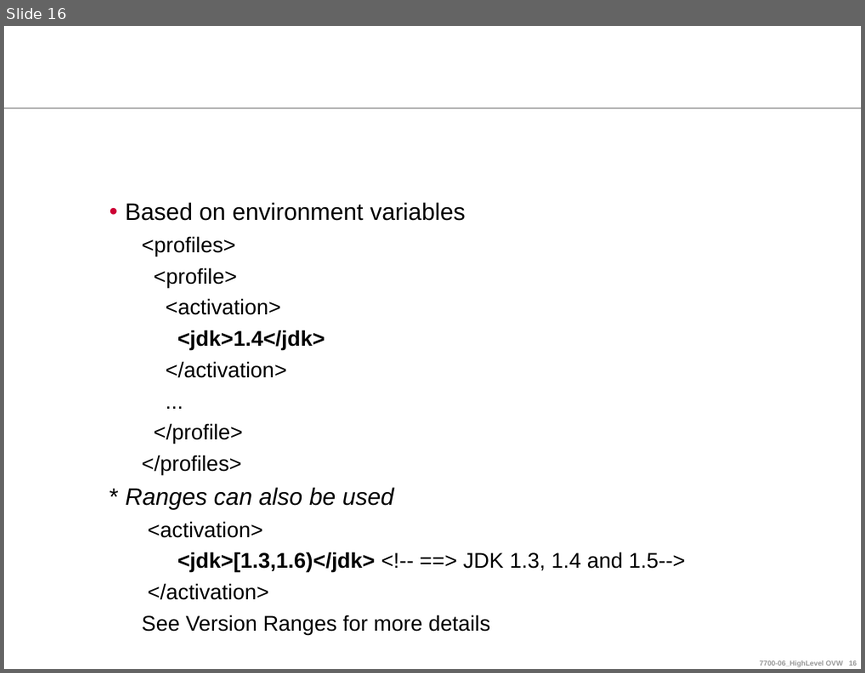
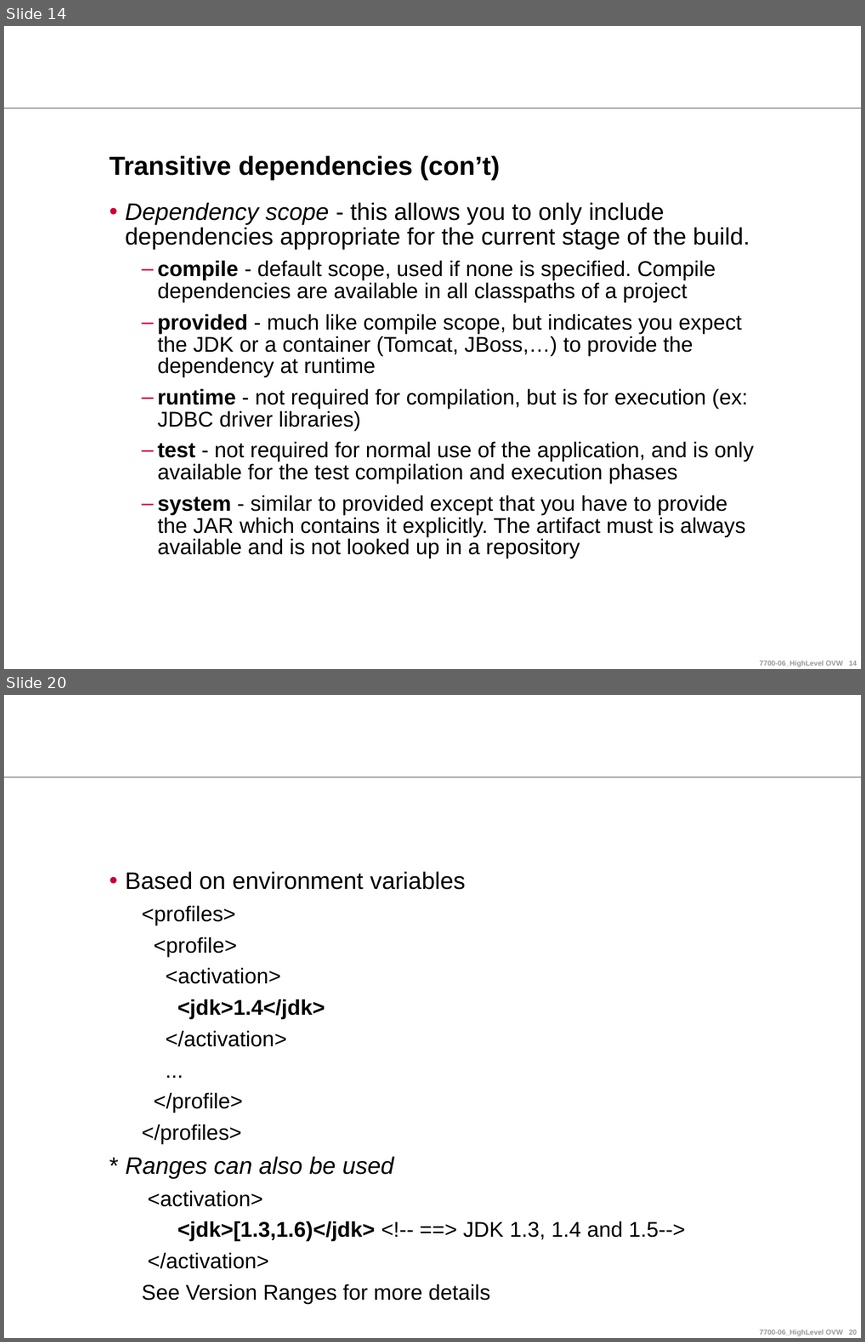
Before and after one commit to ndlongit/longnd-data, a slide deck: Document/Tutorial/[Presentation] Maven.ppt. Shown one above the other, each under a label of ours: slide 16 before the commit, slides 14 and 20 after it; the slides between them are not shown. The pictures are 865x673 and 865x1342 pixels, drawn with LibreOffice and Linux fonts; fonts in the diff are those of the drawing; background and template pictures are left out. Boxes give left, top, right and bottom in pixels: in the first picture for what was removed or moved away, otherwise in the second. Text is boxed around its words. In the diff, an @@ line names an element or a change of style, - is before the commit and + after.

```diff
--- a/Document/Tutorial/[Presentation] Maven.ppt
+++ b/Document/Tutorial/[Presentation] Maven.ppt
@@ slide 14 added at (x1=4, y1=26, x2=861, y2=669), background #FFFFFF; not listed: 2 template elements that a slide beside it also shows @@
@@ title added at (x1=109, y1=155, x2=500, y2=180), 22 pt, text #000000, bold @@
+Transitive dependencies (con’t)
@@ text added at (x1=125, y1=202, x2=754, y2=559), 18 pt, text #000000 @@
+• Dependency scope - this allows you to only include dependencies appropriate for the current stage of the build.
+  – compile - default scope, used if none is specified. Compile dependencies are available in all classpaths of a project
+  – provided - much like compile scope, but indicates you expect the JDK or a container (Tomcat, JBoss,…) to provide the dependency at runtime
+  – runtime - not required for compilation, but is for execution (ex: JDBC driver libraries)
+  – test - not required for normal use of the application, and is only available for the test compilation and execution phases
+  – system - similar to provided except that you have to provide the JAR which contains it explicitly. The artifact must is always available and is not looked up in a repository
@@ what was slide 16 is now slide 20 @@
```
Also in this commit, not shown: 12 slides changed, 10 other slides added, 7 slides removed, 1 other file.
